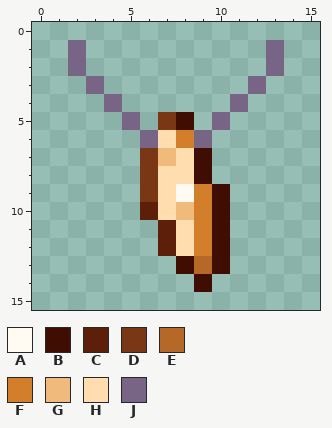
Edited in one commit: pixel-art file (resources/gfx/ui/icons/items/magma_ember_amulet.aseprite). Above is the file before it was changed.
16x16 pixels, 1 frame.
Palette (. is transparent): A #fffaf2  B #400d02  C #5d1f0a  D #7a3715  E #b56828  F #d27e2b  G #efba7b  H #ffddaf  J #786485
And afterwards:
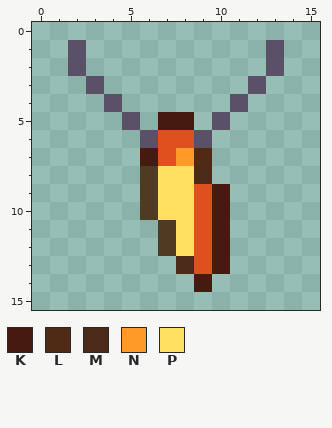
Colours new in this view: K #461911  L #4f2a14  M #4b2a1a  N #ff9a28  P #ffe060
Change:
@@ palette @@
-C #5d1f0a
+C #4f3b22
-F #d27e2b
+F #e0501e
-J #786485
+J #5a5068
@@ x 4..12 @@
  4 J......J.
- 5 .J.DB.J..
- 6 ..JHFJ...
- 7 ..DGHB...
- 8 ..DHHB...
- 9 ..DHAFB..
-10 ..CHGFB..
-11 ...CHFB..
-12 ...CHFB..
-13 ....BEB..
-14 .....B...
+ 5 .J.KK.J..
+ 6 ..JFFJ...
+ 7 ..KFNL...
+ 8 ..CPPM...
+ 9 ..CPPFK..
+10 ..CPPFK..
+11 ...CPFK..
+12 ...CPFK..
+13 ....MFK..
+14 .....K...
 15 .........
Pixel boxes of the changes (left, top, right, bottom) in both pictures:
changed: (68, 40, 284, 292)
